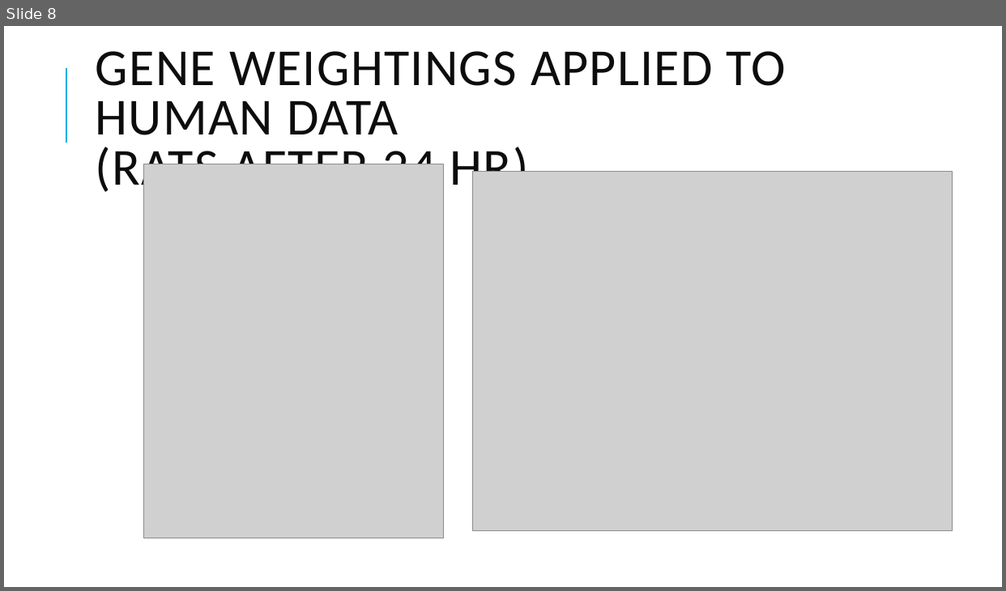
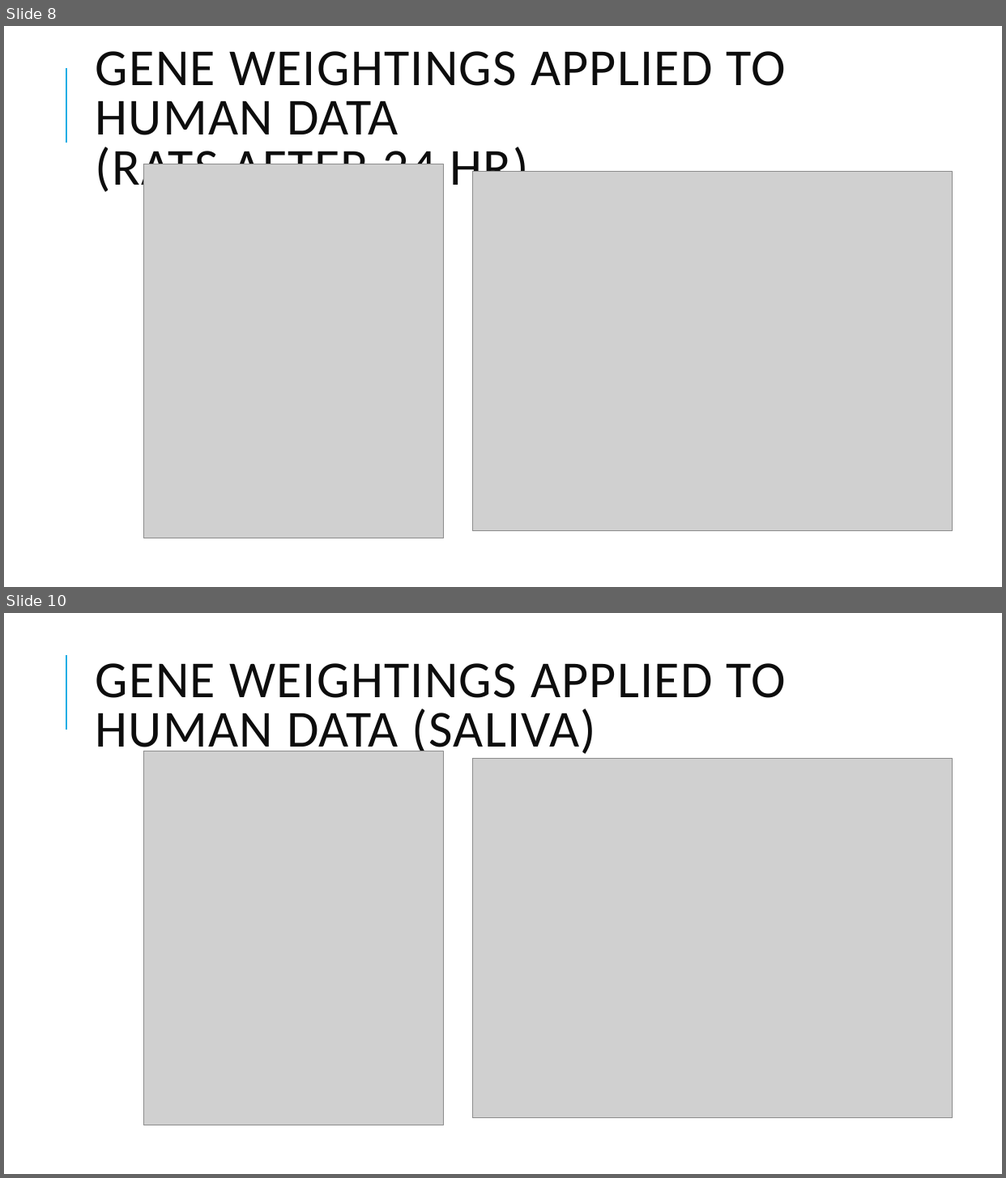
Before and after one commit to jpwhalley/2024_Biostatistics, a slide deck: 2_Getting_Data.pptx. Shown one above the other, each under a label of ours: slide 8 before the commit, slides 8 and 10 after it; the slides between them are not shown. The pictures are 1006x591 and 1006x1178 pixels, drawn with LibreOffice and Linux fonts; fonts in the diff are those of the drawing; grey boxes stand for pictures. Boxes give left, top, right and bottom in pixels: in the first picture for what was removed or moved away, otherwise in the second. Text is boxed around its words. In the diff, an @@ line names an element or a change of style, - is before the commit and + after.

```diff
--- a/2_Getting_Data.pptx
+++ b/2_Getting_Data.pptx
@@ slide 10 added at (4, 613, 1002, 1174), background #FFFFFF; not listed: 1 template element that a slide beside it also shows @@
@@ title added at (96, 663, 786, 760), 50 pt, text #0D0D0D @@
+GENE WEIGHTINGS APPLIED TO HUMAN DATA (SALIVA)
@@ picture added at (144, 752, 444, 1126) @@
@@ picture added at (473, 759, 952, 1119) @@
```
Also in this commit, not shown: 6 other slides added.
